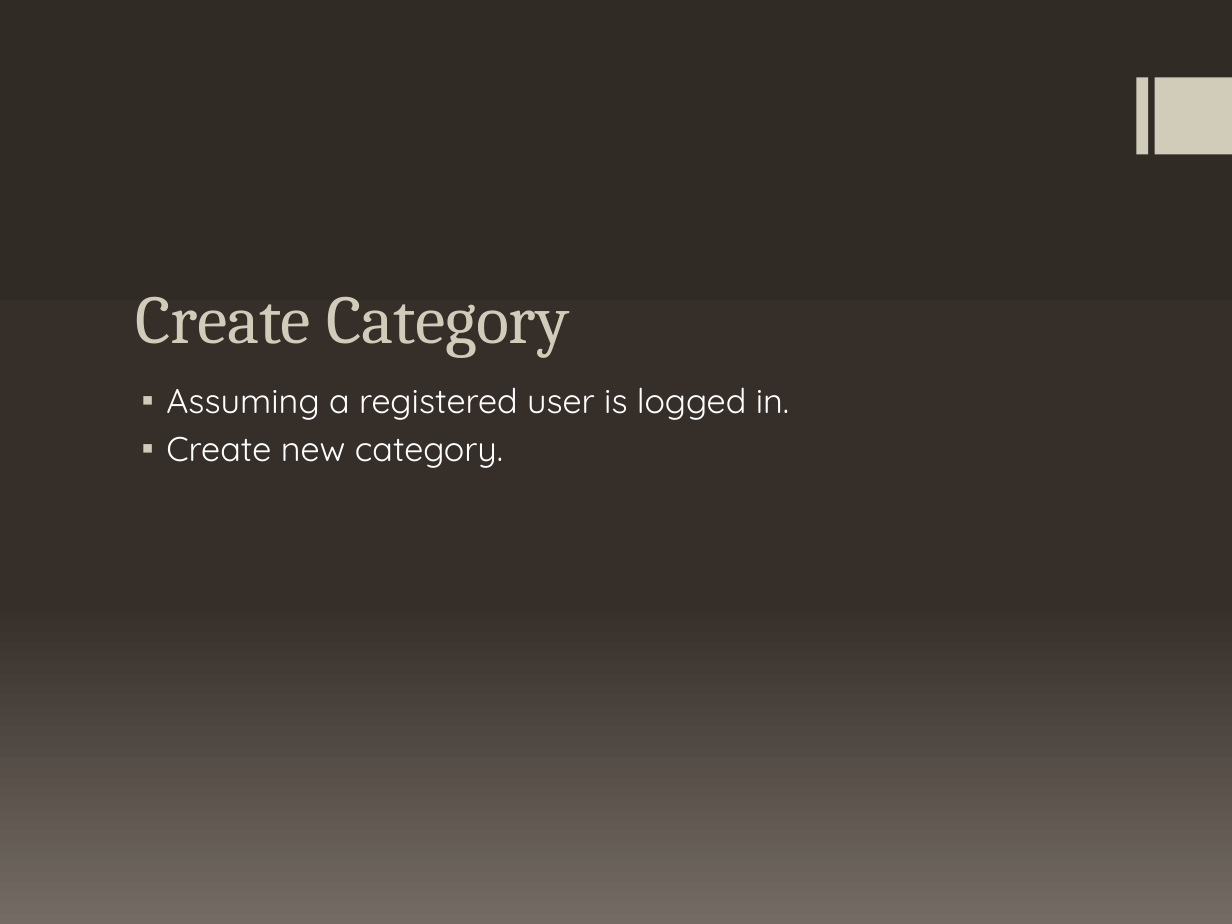
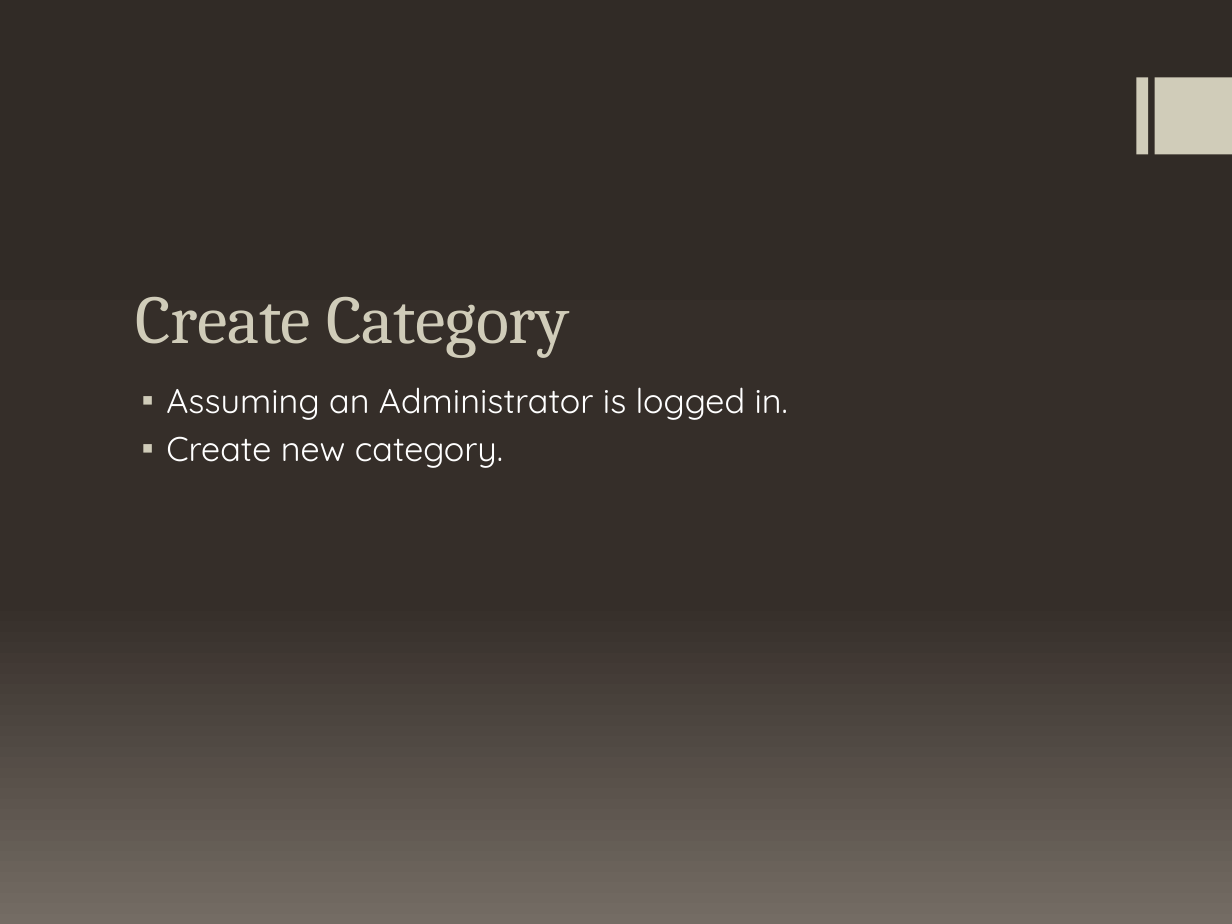
Before and after one commit to patrickbraud/CapstoneProject, a slide deck: slide 5 of Proposal/Prototype/Prototype – TTU CS Blog.pptx. Drawn at 1232x924 pixels with LibreOffice and Linux fonts; fonts in the diff are those of the drawing. Boxes give left, top, right and bottom in pixels: in the first picture for what was removed or moved away, otherwise in the second. Text is boxed around its words. In the diff, an @@ line names an element or a change of style, - is before the commit and + after.

```diff
--- a/Proposal/Prototype/Prototype – TTU CS Blog.pptx
+++ b/Proposal/Prototype/Prototype – TTU CS Blog.pptx
@@ text at [166, 387, 788, 420]: text changed @@
-▪ Assuming a registered user is logged in.
+▪ Assuming an Administrator is logged in.
```
Also in this commit, not shown: 5 other slides changed.
